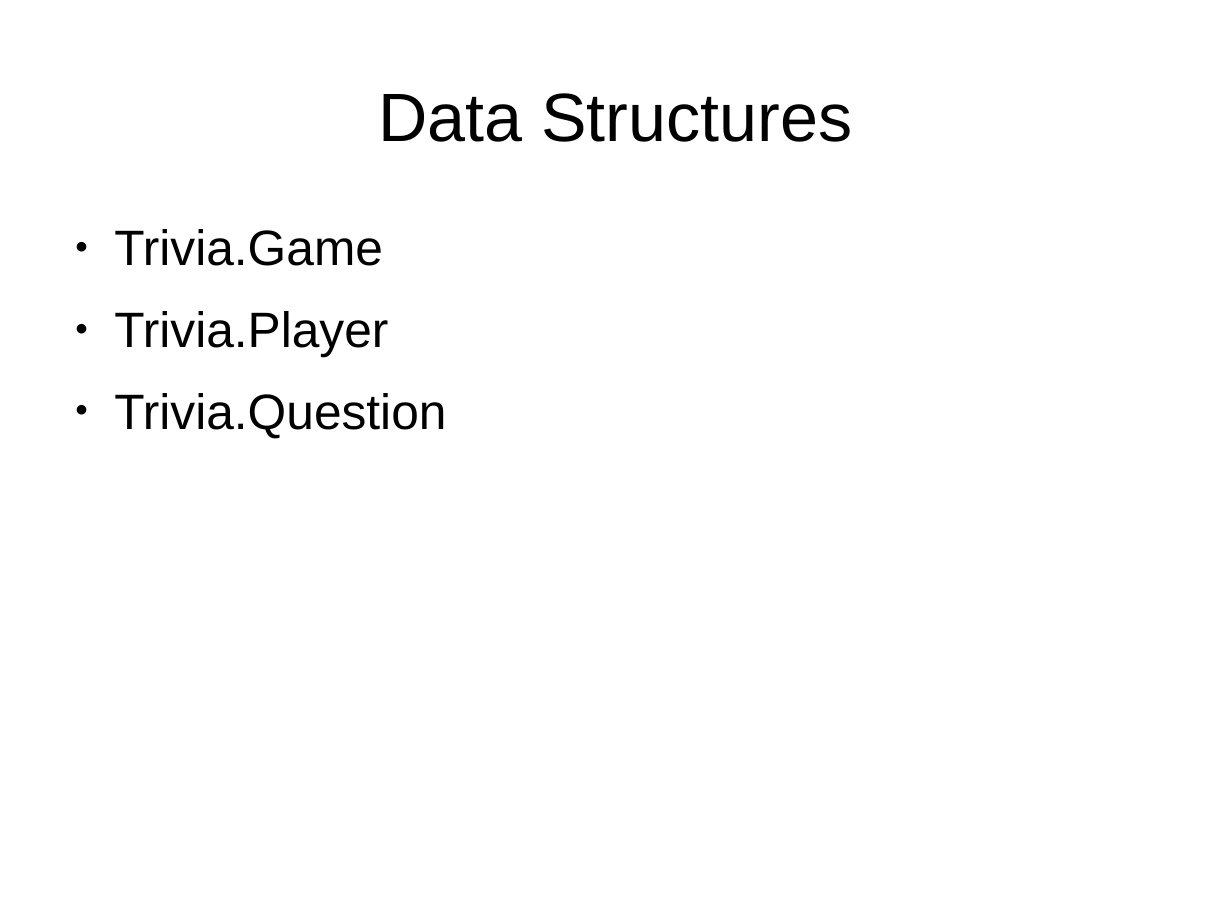
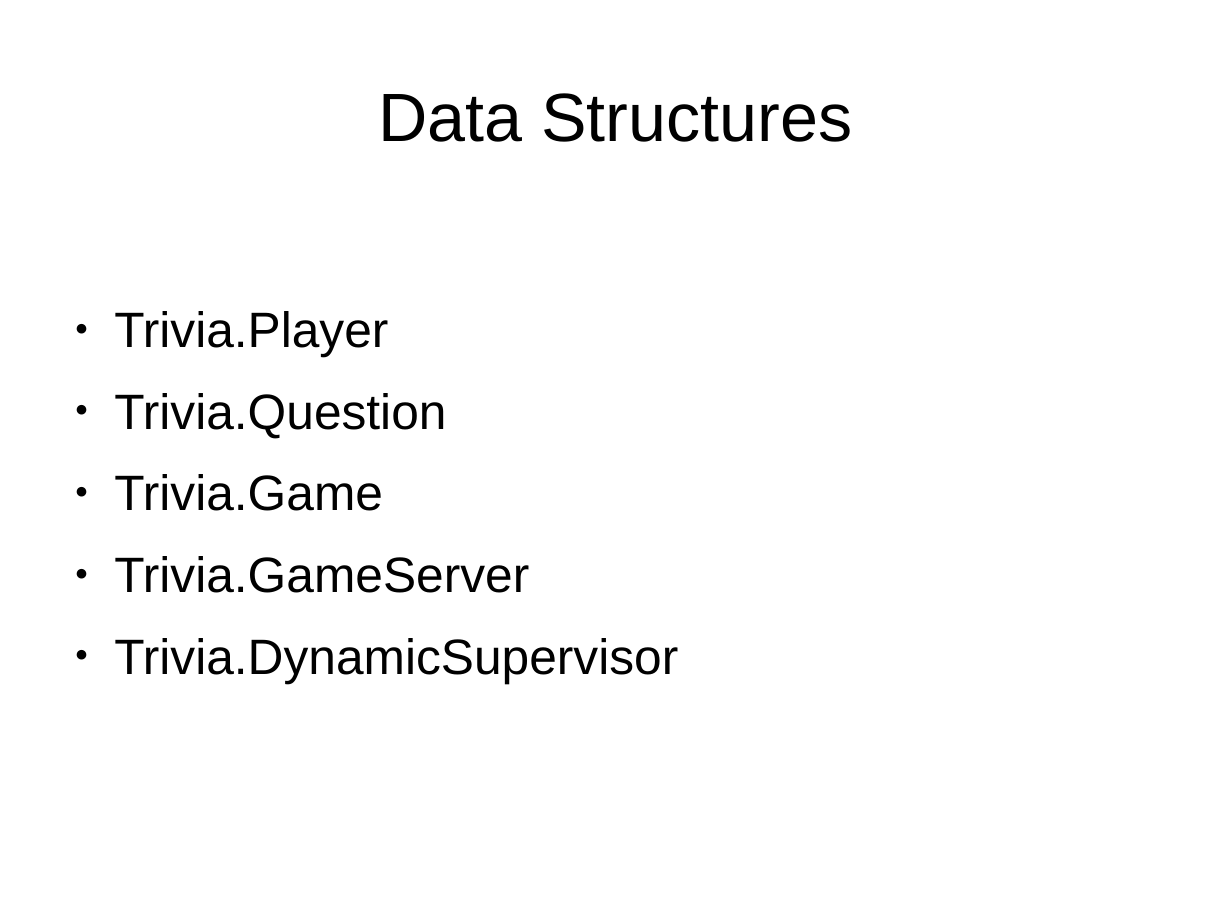
Before and after one commit to ramortegui/talks, a slide deck: slide 11 of odps/elixir-reactive-app.odp (slide 10 before the commit). Drawn at 1232x924 pixels with LibreOffice and Linux fonts; fonts in the diff are those of the drawing. Boxes give left, top, right and bottom in pixels: in the first picture for what was removed or moved away, otherwise in the second. Text is boxed around its words. In the diff, an @@ line names an element or a change of style, - is before the commit and + after.

```diff
--- a/odps/elixir-reactive-app.odp
+++ b/odps/elixir-reactive-app.odp
@@ text at [114,229,383,266]: paragraph removed @@
-● Trivia.Game
@@ text at [114,474,678,683]: paragraphs added @@
+● Trivia.Game
+● Trivia.GameServer
+● Trivia.DynamicSupervisor
```
Also in this commit, not shown: 9 other slides changed, 1 slide added, 3 slides removed.
